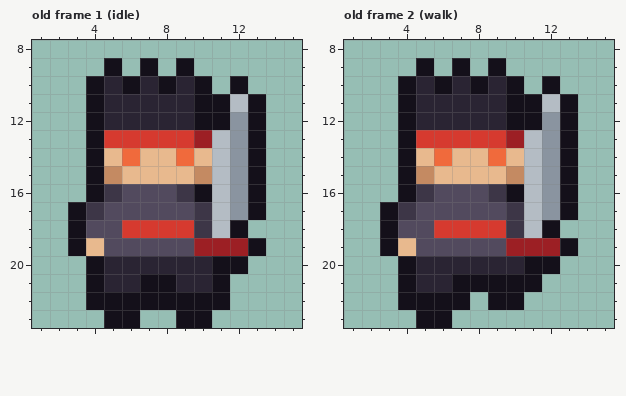
Two versions of one pixel-art file, art/bodies/demonic.aseprite. Above is the file before it was changed.
16x24 pixels, 22 frames. Shown: old frame 1 (idle): x 1..15, y 8..23; old frame 2 (walk): x 1..15, y 8..23. The commit also changed other frames, which this record leaves out.
New version:
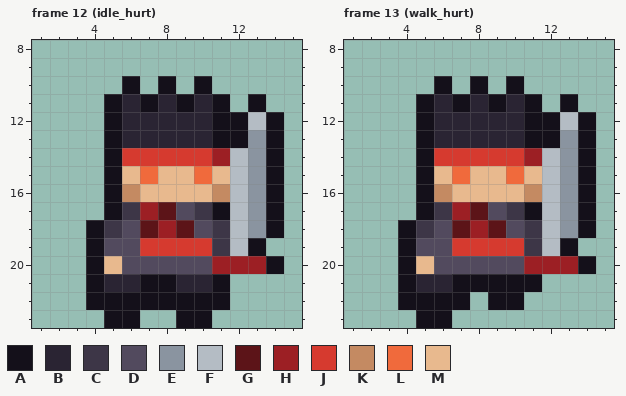
Palette (. is transparent): A #14101a  B #2a2433  C #3d3647  D #524a5e  E #8a94a0  F #b4bcc4  G #5c1418  H #9c1f24  J #d63a2f  K #c48a62  L #f06a3c  M #e8b98e
A new or re-ordered frame is compared with the old frame closest to it.
Change:
frames 22 -> 42
Changed rows in their new state; - is an unchanged pixel.
Frame 12 (idle_hurt) is new; against old frame 1 (idle):
first column x 3:
 9 --.-.-.-----
10 -..-.-.--.--
11 -.A-A-AB-.--
12 -.A----B-AFA
13 -.ABBBBBAAEA
14 -.AJJJJJHFEA
15 -.A-L--LMFEA
16 -.AKMMMMKFEA
17 ..ACHG--AFEA
18 .ACDGHGDCFEA
19 .A--JJJJCF--
20 --MDDDDDHHHA
Frame 13 (walk_hurt) is new; against old frame 2 (walk): the same change as frame 12 (idle_hurt)
Changed places in both pictures, as pixel boxes (x1, y1, x2, y2):
changed: (68, 58, 284, 274)
changed: (380, 58, 596, 274)
